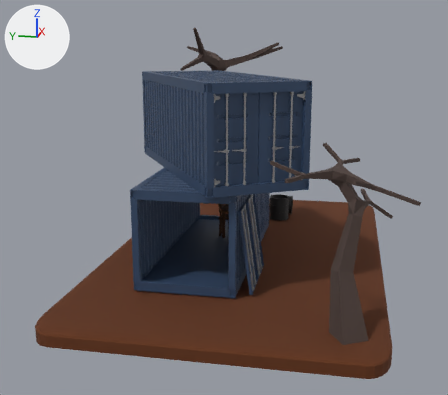
What one commit did to the Blender file Final_Project_Github.blend.
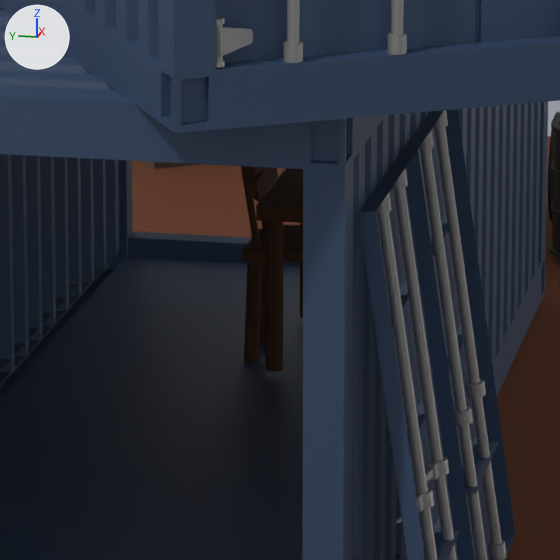
There are two pictures of each version: one whole from a camera (50 mm lens) standing at (-13.24, -2.93, 4.52) and looking at (0.92, -0.1, 0.98), one close up on the part from 40% to 61% of the width and 45% to 68% of the height. Arrows for +X, +Y and +Z are at upper left; the lights stay in place.
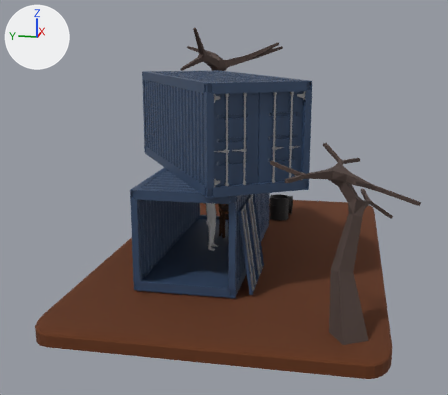
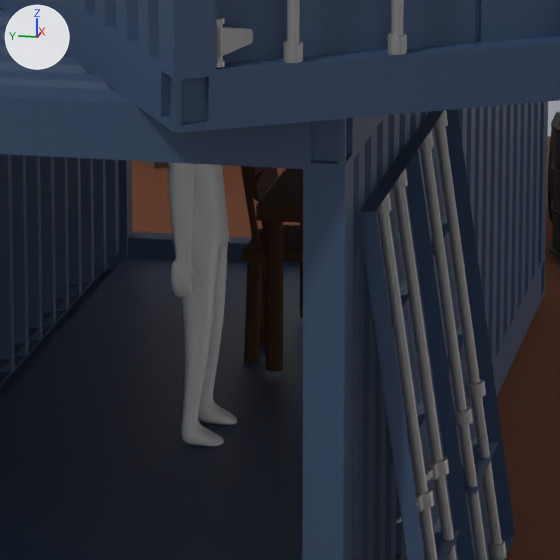
Commit message: added character

What differs and where, as boxes (x1, y1, x2, y2) in the close-ups (560 x 560 px):
'Character', added
    after: (168, 162, 237, 446)

Edits to the bpy script that builds the scene:
```text
Add me_cube_016:
    me_cube_016.from_pydata(...)  # 117 vertices, 104 faces; spans x 0.0..1.66, y -0.68..0.58, z -0.01..8.02
    me_cube_016.polygons.foreach_set('use_smooth', [True] * 104)
Add ob_character:
    ob_character = bpy.data.objects.new('Character', me_cube_016)
    ob_character.location = (0.0, 0.0, 0.0)
    ob_character.scale = (0.187, 0.187, 0.187)
    _m = ob_character.modifiers.new('Mirror', 'MIRROR')
    _m.use_clip = True
    _m = ob_character.modifiers.new('Subdivision', 'SUBSURF')
```
